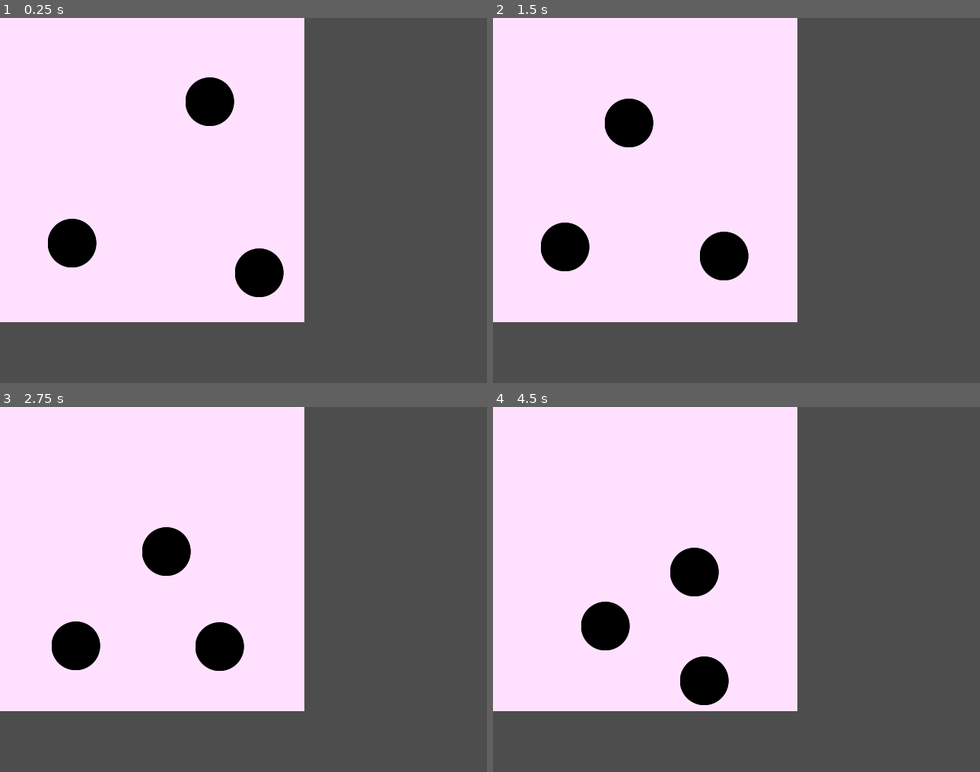
Above: before the commit, frames 1-4 (two rows, left to right).
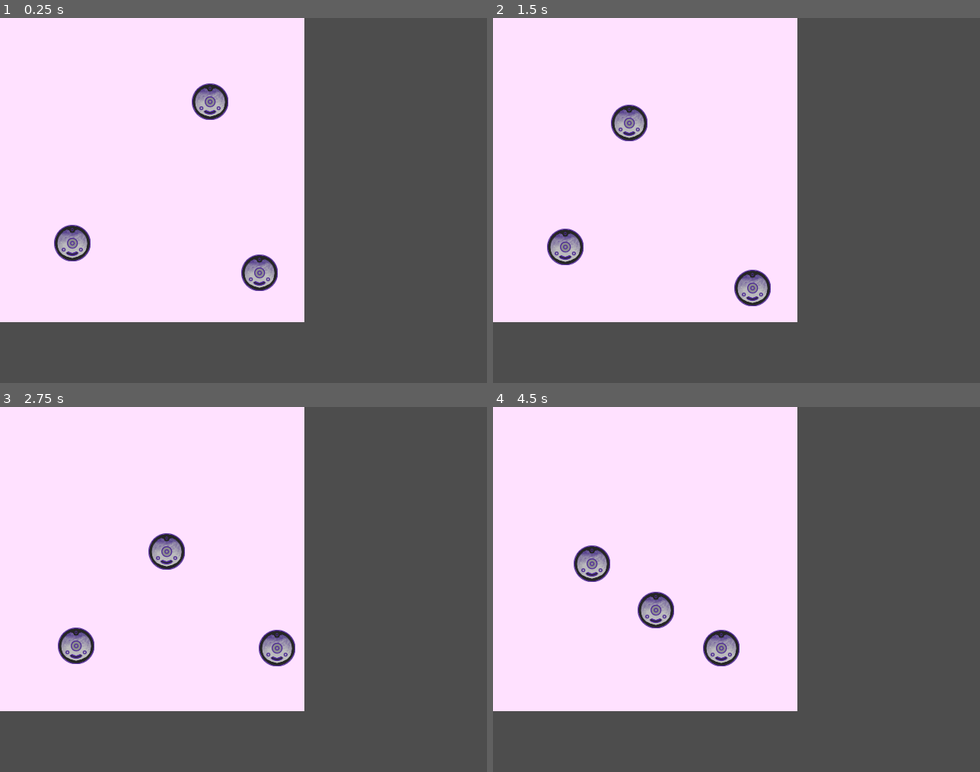
Above: after the commit, the same moments.

Repository: Cyberiada2025-2026/Lem-Jam
Game: Godot game, scene res://scenes/debug/enemy.tscn
Same seed, same stepped clock (60 frames per second), same inputs: the game is played once before the commit and once after it. This scene is started directly instead of the project's main scene.
Inputs (mouse positions are in pixels of both pictures, inside the frame that each line leads up to):
- Up to frame 1 (0.25 s): no input
- Up to frame 2 (1.5 s): move the mouse to (843, 182) at 0.52 s; click (843, 182) at 0.67 s; move the mouse to (639, 218) at 1.27 s; click (639, 218) at 1.42 s
- Up to frame 3 (2.75 s): move the mouse to (292, 509) at 2.02 s; click (292, 509) at 2.17 s
- Up to frame 4 (4.5 s): move the mouse to (712, 662) at 2.77 s; click (712, 662) at 2.92 s; move the mouse to (882, 644) at 3.52 s; click (882, 644) at 3.67 s; move the mouse to (590, 534) at 4.27 s; click (590, 534) at 4.42 s

The runs differ from the first frame. In frame 1, 3.2% of the frame differs, in the area x 9-59%, y 16-77%; in frame 2, 3.8%; in frame 3, 3.8%; in frame 4, 5.0%, in the area x 16-51%, y 37-82%.

Commit message:
Changed roomba texture

Diff:
--- a/shared/enemy/enemy.tscn
+++ b/shared/enemy/enemy.tscn
@@ -1,9 +1,10 @@
 [gd_scene format=3 uid="uid://dnsnqcshly5ek"]
 
-[ext_resource type="Texture2D" uid="uid://camcp1impam8q" path="res://shared/enemy/placeholder.png" id="1_5dg63"]
 [ext_resource type="Script" uid="uid://cy7kwyu2ngqcn" path="res://shared/enemy/enemy.gd" id="1_881n6"]
+[ext_resource type="Texture2D" uid="uid://brcpkdf4inm8i" path="res://shared/enemy/roomba.png" id="2_881n6"]
 
 [sub_resource type="CircleShape2D" id="CircleShape2D_o71pq"]
+radius = 7.0
 
 [node name="Node2D" type="Node2D" unique_id=2121269621]
 
@@ -12,7 +13,7 @@
 script = ExtResource("1_881n6")
 
 [node name="Sprite2D" type="Sprite2D" parent="Enemy" unique_id=691345916]
-texture = ExtResource("1_5dg63")
+texture = ExtResource("2_881n6")
 
 [node name="CollisionShape2D" type="CollisionShape2D" parent="Enemy" unique_id=1991579710]
 scale = Vector2(3.5, 3.5)
Binary file added: shared/enemy/roomba.png
Not shown, added: shared/enemy/roomba.png.import
